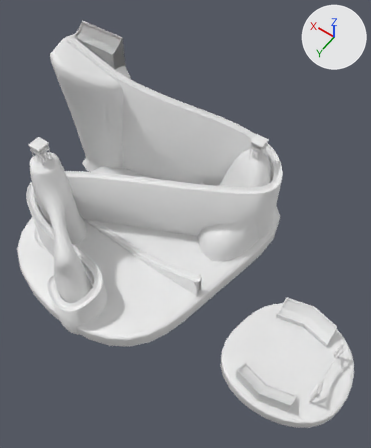
A saved change to the Blender file Blender/Mapas/Mapa 1/BlokingCircuito_01_terceraPrueba.blend.
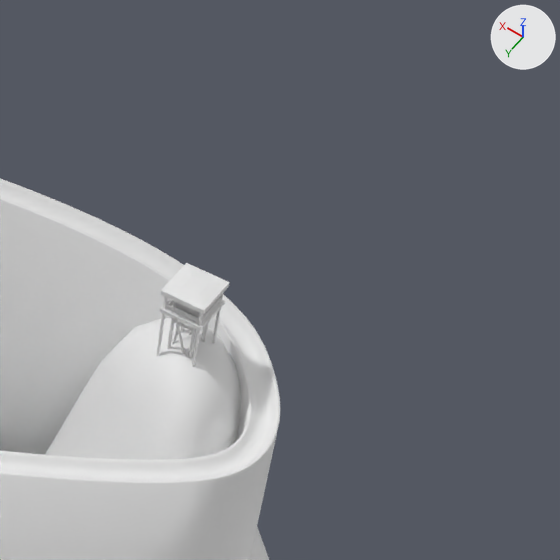
Each version appears first whole from a 50 mm camera at (-69.6, 95.5, 155.2) aimed at (-7.2, 8.1, 18.0), and next in a close-up on the part from 56% to 97% of the width and 14% to 48% of the height. Lighting does not change. The marker at upper right points along +X, +Y and +Z. The first two pictures are the older version.

Before the edit, the objects in view are built like this:
```python
me_cube_007 = bpy.data.meshes.new('Cube.007')
me_cube_007.from_pydata(...)  # 32 vertices, 30 faces; spans x -1.54..1.54, y -1.54..1.54, z -1.09..1.67
me_plane_002 = bpy.data.meshes.new('Plane.002')
me_plane_002.from_pydata(...)  # 18809 vertices, 16800 faces; spans x -35.4..49.8, y -81.6..2.6, z -56.4..1.5
me_plane_002.polygons.foreach_set('use_smooth', [True] * 16800)
me_plane_003 = bpy.data.meshes.new('Plane.003')
me_plane_003.from_pydata(...)  # 37 vertices, 31 faces; spans x -0.17..0.201, y -0.234..0.136, z -0.247..0.123
me_plane_003.polygons.foreach_set('use_smooth', [True] * 31)
ob_cube_009 = bpy.data.objects.new('Cube.009', me_cube_007)
ob_cube_009.location = (-17.0, -19.4, 39.0)
ob_cube_009.scale = (1.42, 1.42, 1.0)
ob_plane = bpy.data.objects.new('Plane', me_plane_002)
ob_plane.location = (51.9, -12.6, 54.1)
ob_plane.rotation_euler = (0.0, 0.0, -2.135)  # degrees (0, 0, -122)
ob_plane_002 = bpy.data.objects.new('Plane.002', me_plane_003)
ob_plane_002.location = (-15.8, -15.3, 13.8)
ob_plane_002.rotation_euler = (0.0, 0.0, -0.594)  # degrees (0, 0, -34)
ob_plane_002.scale = (-88.8, -88.8, -88.8)
_m = ob_plane_002.modifiers.new('Subdivision', 'SUBSURF')
_m.render_levels = 1
```
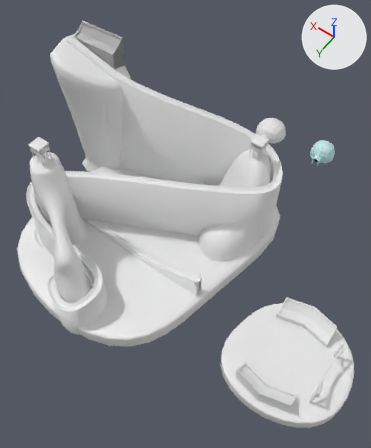
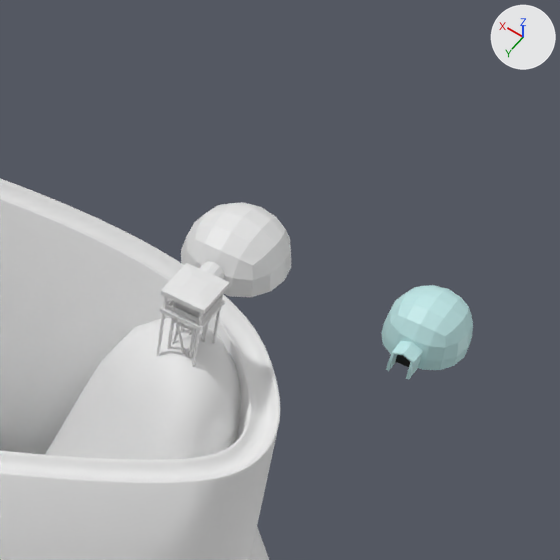
Pixel boxes (x1, y1, x2, y2) of what changed, in the close-ups (560 x 560 px):
'Cube.015', added: after (181, 202, 291, 297)
'Cube.016', added: after (381, 285, 473, 380)
    faces in mat_material_001 (cyan #c0e7e7): (381, 285, 473, 380)
'Circle', added: after (199, 261, 224, 280)

The edits, one by one:
Material 'Material.002' (mat_material_002) is new.
Its base color is (0.0, 0.0, 0.0) (black #000000).
Material 'Material.001' (mat_material_001) is new.
Its base color is (0.525, 0.8, 0.8) (cyan #c0e7e7).
Mesh me_circle_001 is new.
It has 36 vertices, 34 faces and spans x -1.52..1.52, y 0.19..3.84, z 0.0..2.84.
Mesh me_cube_016 is new.
It has 64 vertices, 54 faces and spans x -0.84..0.84, y -0.84..0.82, z 0.0..0.84.
Mesh me_cube_021 is new.
It has 106 vertices, 91 faces and spans x -0.84..1.19, y -0.84..0.84, z -0.26..0.84.
Faces by material slot: [84, 7].
It uses material mat_material_001 (cyan #c0e7e7).
It uses material mat_material_002 (black #000000).
Object 'Circle' (ob_circle) is new; it shows me_circle_001.
Its location is (0.0, -58.1, 0.0).
Its rotation in degrees is (90, 0, 0).
Object 'Cube.015' (ob_cube_015) is new; it shows me_cube_016.
Its location is (0.0, -66.9, 0.0).
Its scale is (7.84, 7.84, 7.84).
Object 'Cube.016' (ob_cube_016) is new; it shows me_cube_021.
Its location is (-24.7, -67.4, 1.8).
Its rotation in degrees is (0, 0, 90).
Its scale is (5.91, 5.91, 5.91).
